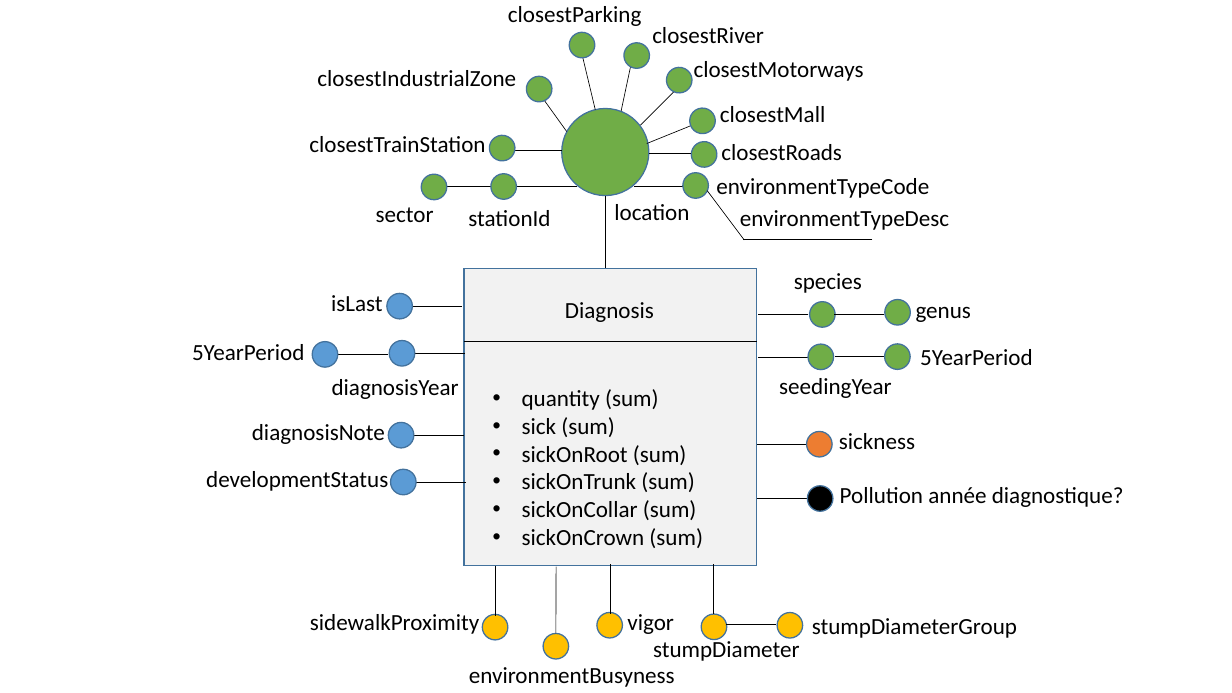
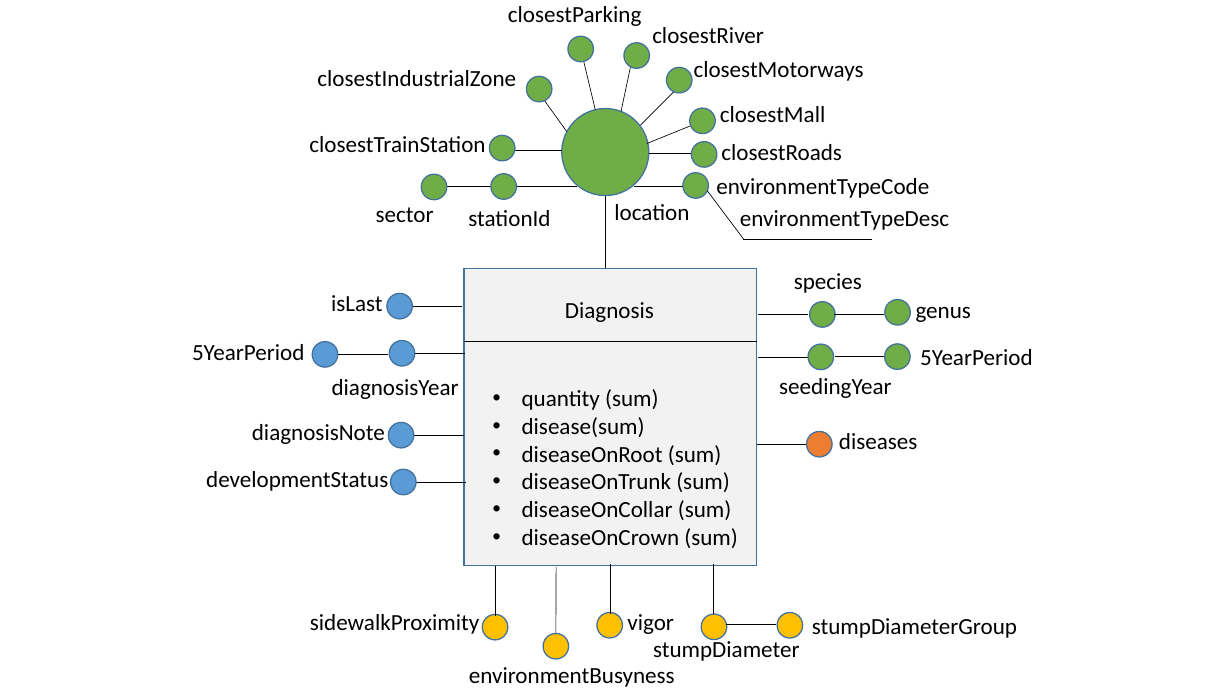
Before and after one commit to mroklom/Projet-Decisionnel-JVCTL, a slide deck: slide 1 of df-model/df-model.pptx. Drawn at 1232x693 pixels with LibreOffice and Linux fonts; fonts in the diff are those of the drawing. Boxes give left, top, right and bottom in pixels: in the first picture for what was removed or moved away, otherwise in the second. Text is boxed around its words. In the diff, an @@ line names an element or a change of style, - is before the commit and + after.

Commit message:
Update df model
Add a new fact for tth pollution

```diff
--- a/df-model/df-model.pptx
+++ b/df-model/df-model.pptx
@@ ellipse: place and size @@
-ellipse at (564, 27, 601, 64)
+ellipse at (563, 31, 600, 67)
@@ text at (522, 417, 738, 548): text changed @@
-• sick (sum)
-• sickOnRoot (sum)
-• sickOnTrunk (sum)
-• sickOnCollar (sum)
-• sickOnCrown (sum)
+• disease(sum)
+• diseaseOnRoot (sum)
+• diseaseOnTrunk (sum)
+• diseaseOnCollar (sum)
+• diseaseOnCrown (sum)
@@ text at (839, 433, 918, 449): text changed @@
-sickness
+diseases
@@ line removed from (758, 498) to (808, 498) @@
@@ ellipse removed at (808, 486, 834, 512) @@
@@ text removed at (840, 487, 1124, 507) @@
-Pollution année diagnostique?
```
Also in this commit, not shown: 1 slide added.
